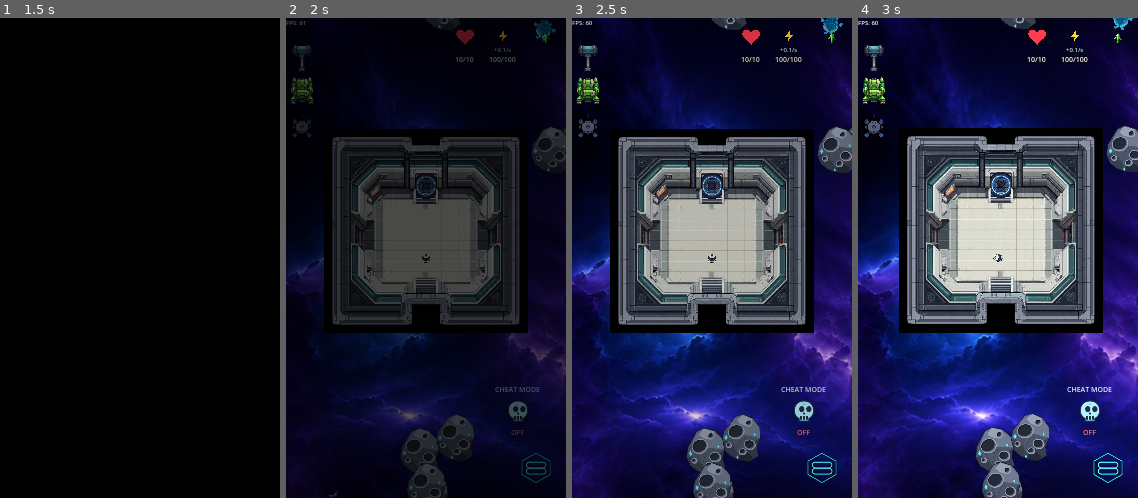
Above: before the commit, frames 1-4 (left to right).
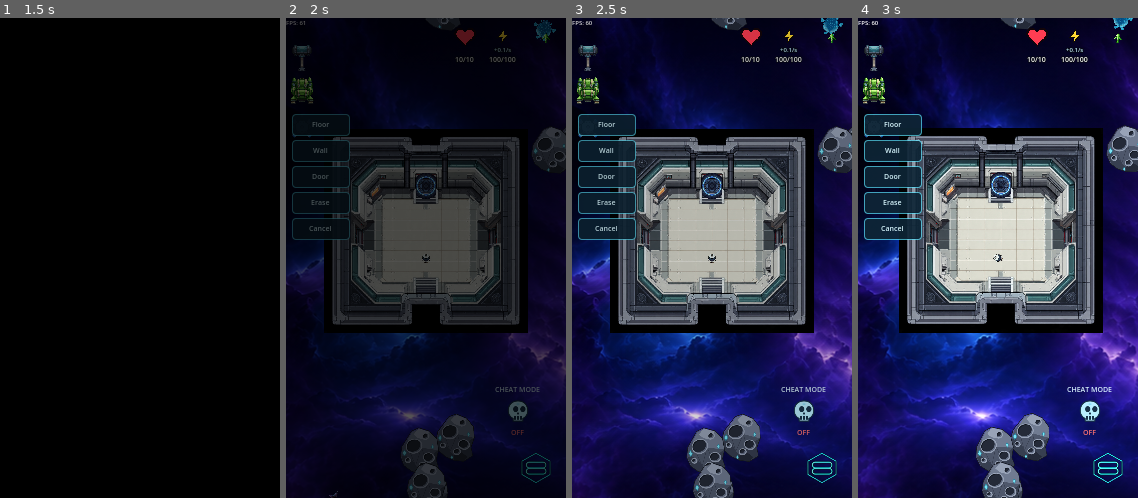
Above: after the commit, the same moments.

Repository: wildane/ShootingStar
Game: Godot game, scene res://scene/main_menu/main_menu.tscn
The game is run twice, just before and just after one commit, with the same random seed, the same clock (stepped at 60 frames per second) and the same inputs.
Inputs (mouse positions are in pixels of both pictures, inside the frame that each line leads up to):
- Up to frame 1 (1.5 s): click "New Game" at 0.5 s; click "New Game" at 1.25 s
- Up to frame 2 (2 s): no input
- Up to frame 3 (2.5 s): tap Enter at 2 s; drag from (712, 186) to (770, 234) at 2.02 s
- Up to frame 4 (3 s): drag from (942, 282) to (998, 234) at 2.77 s

Frame 1 is identical in both runs. In frame 2, 1.1% of the frame differs, in the area x 2-23%, y 20-47%; in frame 3, 4.1%; in frame 4, 4.4%.
Error before the commit: Parse Error: Cannot infer the type of "jiran" variable because the value doesn't have a set type. (res://scene/level_3/build_system/BuildGrid.gd:367)

Commit message:
Baiki ralat parse jenis jiran dalam BuildGrid
Tetapkan jenis eksplisit untuk gelung arah/pasangan supaya GDScript 4.7 boleh infer jenis jiran dengan betul.

Diff:
--- a/scene/level_3/build_system/BuildGrid.gd
+++ b/scene/level_3/build_system/BuildGrid.gd
@@ -363,8 +363,8 @@
 		return false
 	if _tile.is_empty() and _rancang.is_empty():
 		return true
-	for arah in [Vector2i(0, -1), Vector2i(0, 1), Vector2i(-1, 0), Vector2i(1, 0)]:
-		var jiran := g + arah
+	for arah: Vector2i in [Vector2i(0, -1), Vector2i(0, 1), Vector2i(-1, 0), Vector2i(1, 0)]:
+		var jiran: Vector2i = g + arah
 		if _tile.has(jiran) or _rancang.has(jiran):
 			return true
 	return false
@@ -716,8 +716,8 @@
 		[Vector2i(0, 1), 4],
 		[Vector2i(-1, 0), 8],
 	]
-	for pasangan in arah_bit:
-		var jiran := g + pasangan[0]
+	for pasangan: Array in arah_bit:
+		var jiran: Vector2i = g + (pasangan[0] as Vector2i)
 		var j: int = int(_tile.get(jiran, -1))
 		if j == -1:
 			j = int(_rancang.get(jiran, -1))
